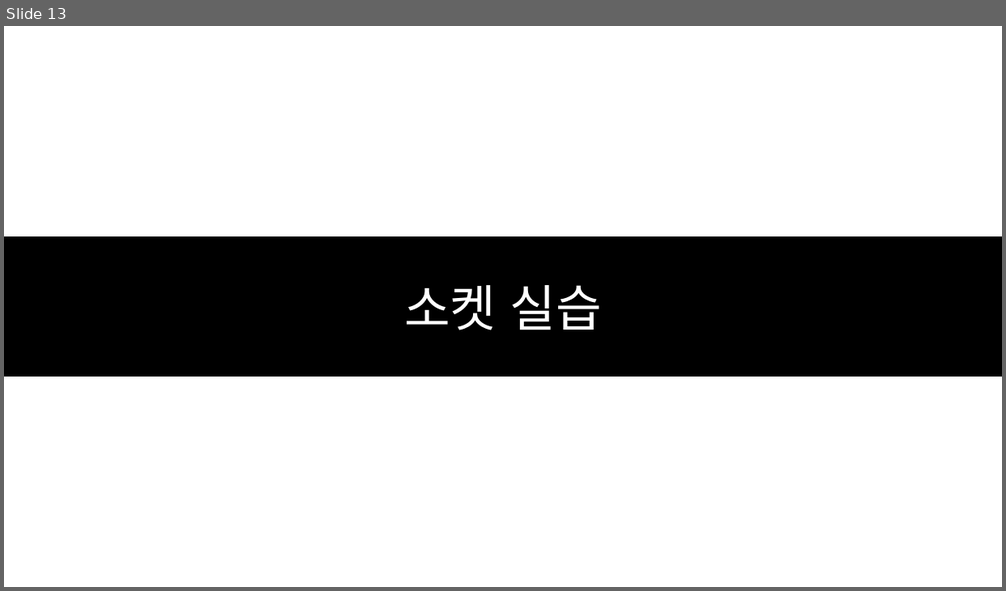
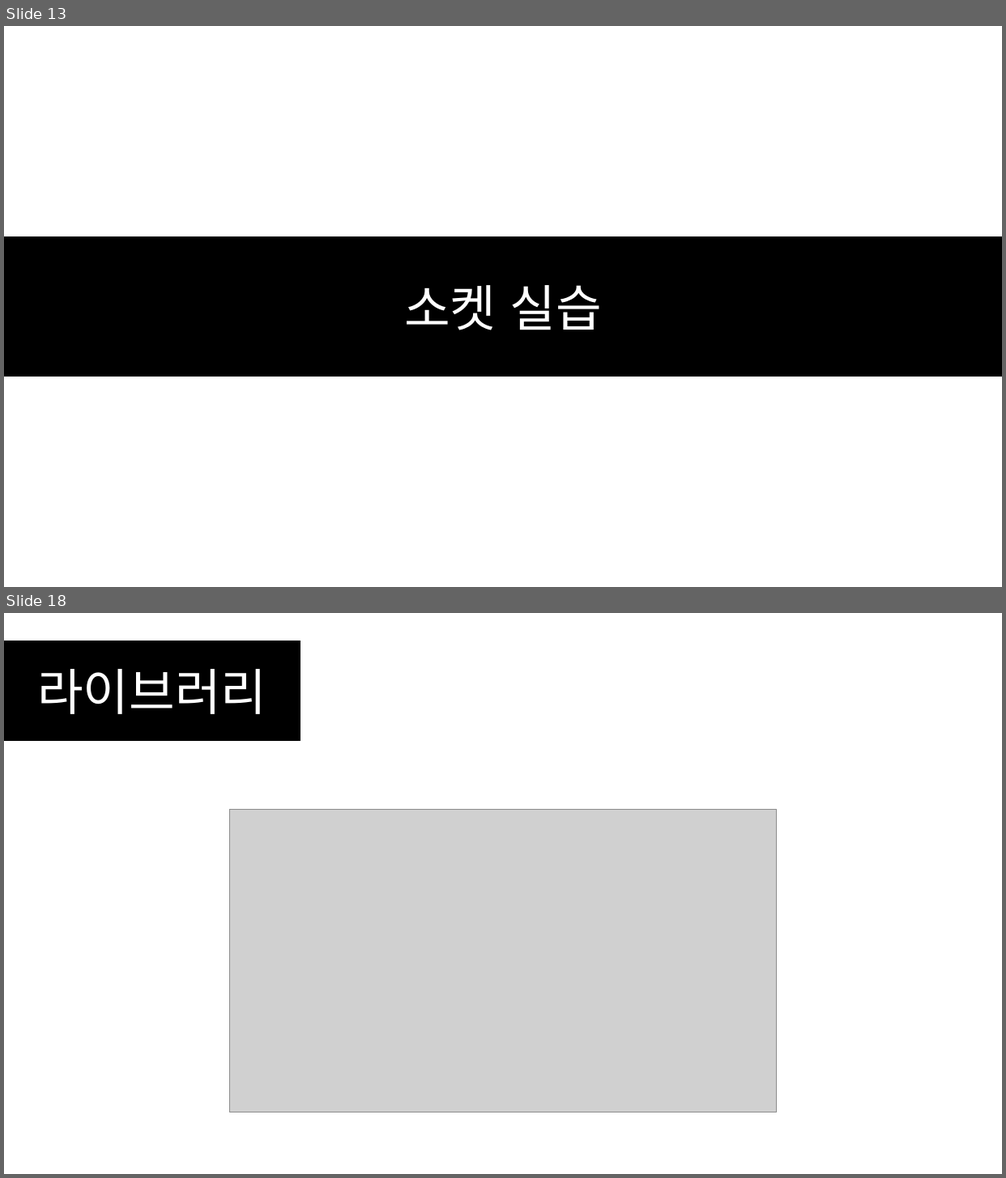
Before and after one commit to SEH00N/SDLU, a slide deck: ServerLecture/PT/2강 소켓 프로그래밍.pptx. Shown one above the other, each under a label of ours: slide 13 before the commit, slides 13 and 18 after it; the slides between them are not shown. The pictures are 1006x591 and 1006x1178 pixels, drawn with LibreOffice and Linux fonts; fonts in the diff are those of the drawing; grey boxes stand for pictures. Boxes give left, top, right and bottom in pixels: in the first picture for what was removed or moved away, otherwise in the second. Text is boxed around its words. In the diff, an @@ line names an element or a change of style, - is before the commit and + after.

```diff
--- a/ServerLecture/PT/2강 소켓 프로그래밍.pptx
+++ b/ServerLecture/PT/2강 소켓 프로그래밍.pptx
@@ slide 18 added at bbox=[4, 613, 1002, 1174], background #FFFFFF @@
@@ rectangle added at bbox=[4, 641, 300, 741], fill #000000, outline #000000 1 pt, 48 pt, text #FFFFFF @@
+라이브러리
@@ picture added at bbox=[229, 810, 776, 1112] @@
```
Also in this commit, not shown: 19 other slides added, 1 slide removed, 21 other files.
